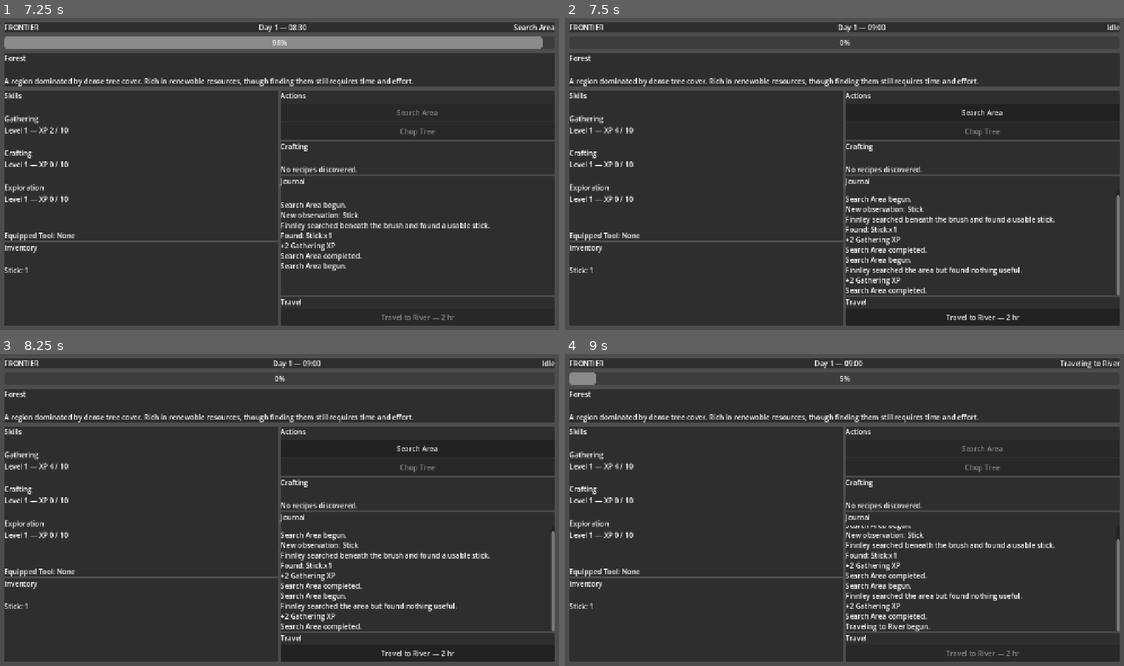
Above: before the commit, frames 1-4 (two rows, left to right).
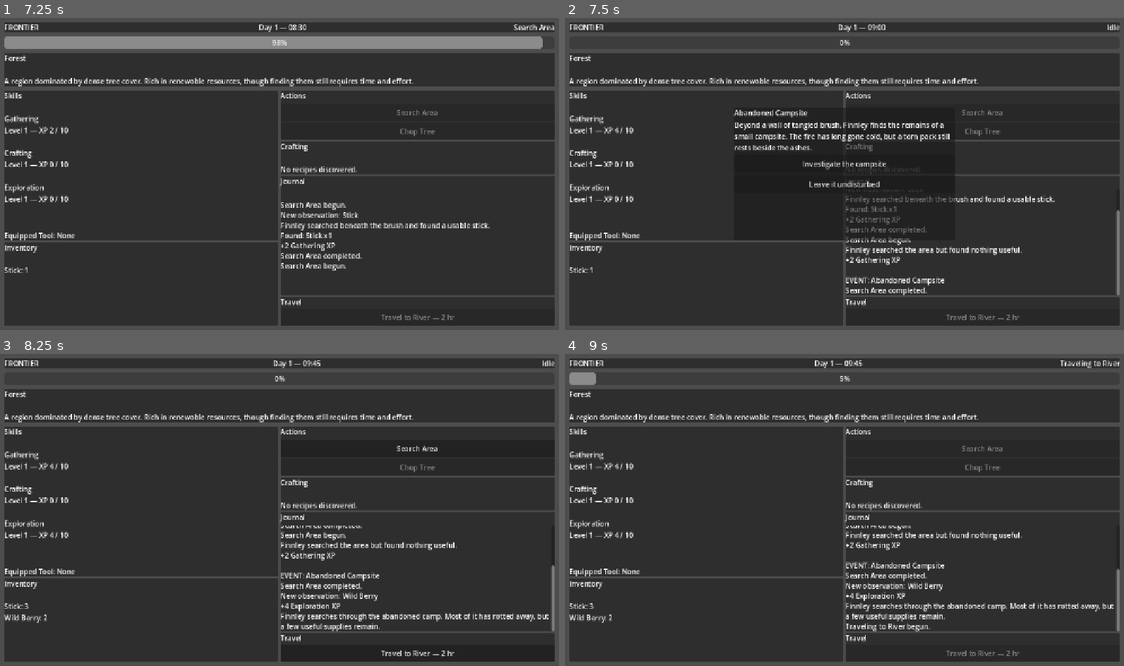
Above: after the commit, the same moments.

Repository: thegrundle-git/frontierthegame
Game: Godot game, scene res://scenes/Main.tscn
Same seed, same stepped clock (60 frames per second), same inputs: the game is played once before the commit and once after it.
Inputs (mouse positions are in pixels of both pictures, inside the frame that each line leads up to):
- Up to frame 1 (7.25 s): click "Search Area" at 0.5 s; click "Search Area" at 4.25 s
- Up to frame 2 (7.5 s): no input
- Up to frame 3 (8.25 s): click (279, 500) at 8 s, where only the run after the commit has a clickable "Investigate the campsite"
- Up to frame 4 (9 s): click "Travel to River — 2 hr" at 8.75 s

Frame 1 is identical in both runs. In frame 2, 4.8% of the frame differs, in the area x 30-100%, y 28-97%; in frame 3, 2.8%; in frame 4, 2.6%.

Commit message:
v0.4.0 - Added world events and choices
- Added reusable world events
- Added data-driven event options and rewards
- Added event choice interface
- Added location and action event requirements
- Added one-time event tracking
- Added the Abandoned Campsite encounter

Diff:
--- a/project.godot
+++ b/project.godot
@@ -20,6 +20,8 @@
 ItemDatabase="*uid://c0rtavf4ihnru"
 ActionDatabase="*uid://7s4ancvpx5xj"
 LocationDatabase="*uid://dn1qunbdc3n3e"
+WorldEventDatabase="*uid://cxfavnm8midqt"
+WorldEventManager="*uid://6lve2dy3ehfh"
 GameManager="*uid://cg05lflp2p58j"
 DiscoveryDatabase="*uid://jfc5vxsamlu7"
 DiscoveryManager="*uid://dqpsuwqeclegs"
--- /dev/null
+++ b/resources/events/abandoned_campsite.tres
@@ -0,0 +1,52 @@
+[gd_resource type="Resource" script_class="WorldEventData" format=3 uid="uid://decjb7gatndgv"]
+
+[ext_resource type="Script" uid="uid://cqst562t271uf" path="res://scripts/resources/EventOptionData.gd" id="1_dedps"]
+[ext_resource type="Script" uid="uid://dgx01py1umnc5" path="res://scripts/resources/IngredientData.gd" id="2_n165k"]
+[ext_resource type="Script" uid="uid://ctiahevtjb88x" path="res://scripts/resources/WorldEventData.gd" id="2_ycqud"]
+[ext_resource type="Resource" uid="uid://ctcp0jcmcamdv" path="res://resources/items/stick.tres" id="3_tb2nd"]
+[ext_resource type="Resource" uid="uid://ctwviw0tgrfik" path="res://resources/items/berry.tres" id="4_70lvn"]
+
+[sub_resource type="Resource" id="Resource_n165k"]
+script = ExtResource("2_n165k")
+item = ExtResource("3_tb2nd")
+amount = 2
+metadata/_custom_type_script = "uid://dgx01py1umnc5"
+
+[sub_resource type="Resource" id="Resource_tb2nd"]
+script = ExtResource("2_n165k")
+item = ExtResource("4_70lvn")
+amount = 2
+metadata/_custom_type_script = "uid://dgx01py1umnc5"
+
+[sub_resource type="Resource" id="Resource_pt8ql"]
+script = ExtResource("1_dedps")
+id = "investigate"
+display_text = "Investigate the campsite"
+result_text = "Finnley searches through the abandoned camp. Most of it has rotted away, but a few useful supplies remain."
+rewards = Array[ExtResource("2_n165k")]([SubResource("Resource_n165k"), SubResource("Resource_tb2nd")])
+skill_id = "exploration"
+xp_reward = 4
+knowledge_reward = 2
+game_minutes = 45
+metadata/_custom_type_script = "uid://cqst562t271uf"
+
+[sub_resource type="Resource" id="Resource_70lvn"]
+script = ExtResource("1_dedps")
+id = "leave"
+display_text = "Leave it undisturbed"
+result_text = "Finnley decides the abandoned camp is not worth the risk and quietly returns to the trail."
+skill_id = "exploration"
+xp_reward = 1
+metadata/_custom_type_script = "uid://cqst562t271uf"
+
+[resource]
+script = ExtResource("2_ycqud")
+id = "abandoned_campsite"
+display_name = "Abandoned Campsite"
+description = "Beyond a wall of tangled brush, Finnley finds the remains of a small campsite. The fire has long gone cold, but a torn pack still rests beside the ashes."
+trigger_chance_percent = 30.0
+trigger_action_ids = Array[String](["search_area"])
+location_ids = Array[String](["forest"])
+once_only = true
+options = Array[ExtResource("1_dedps")]([SubResource("Resource_pt8ql"), SubResource("Resource_70lvn")])
+metadata/_custom_type_script = "uid://ctiahevtjb88x"
--- a/scenes/ui/GameUI.tscn
+++ b/scenes/ui/GameUI.tscn
@@ -183,4 +183,36 @@
 unique_name_in_owner = true
 layout_mode = 2
 
+[node name="EventOverlay" type="CenterContainer" parent="." unique_id=1164358211]
+unique_name_in_owner = true
+visible = false
+layout_mode = 1
+anchors_preset = 15
+anchor_right = 1.0
+anchor_bottom = 1.0
+grow_horizontal = 2
+grow_vertical = 2
+mouse_filter = 0
+
+[node name="EventPanel" type="PanelContainer" parent="EventOverlay" unique_id=2025741291]
+custom_minimum_size = Vector2(500, 300)
+layout_mode = 2
+
+[node name="EventLayout" type="VBoxContainer" parent="EventOverlay/EventPanel" unique_id=706928194]
+layout_mode = 2
+
+[node name="EventTitle" type="Label" parent="EventOverlay/EventPanel/EventLayout" unique_id=2047442061]
+unique_name_in_owner = true
+layout_mode = 2
+
+[node name="EventBody" type="Label" parent="EventOverlay/EventPanel/EventLayout" unique_id=22556129]
+unique_name_in_owner = true
+custom_minimum_size = Vector2(440, 0)
+layout_mode = 2
+autowrap_mode = 3
+
+[node name="EventOptions" type="VBoxContainer" parent="EventOverlay/EventPanel/EventLayout" unique_id=202600490]
+unique_name_in_owner = true
+layout_mode = 2
+
 [connection signal="pressed" from="ScreenMargin/MainLayout/MiddleRow/RightColumn/CraftPanel/CraftList/CraftButton" to="." method="_on_craft_button_pressed"]
--- a/scripts/autoload/GameManager.gd
+++ b/scripts/autoload/GameManager.gd
@@ -156,6 +156,10 @@
 		_award_skill_xp(
 			action.skill_id,
 			action.xp_reward
+		)
+
+		WorldEventManager.try_trigger_after_action(
+			action.id
 		)
 
 	_refresh_ui()
@@ -323,10 +327,7 @@
 	if current_survivor == null:
 		return
 
-	if skill_id.is_empty():
-		return
-
-	if amount <= 0:
+	if skill_id.is_empty() or amount <= 0:
 		return
 
 	current_survivor.gain_skill_xp(
@@ -415,6 +416,9 @@
 	if ActionManager.is_busy:
 		return false
 
+	if WorldEventManager.has_pending_event():
+		return false
+
 	return true
 
 
--- /dev/null
+++ b/scripts/autoload/WorldEventDatabase.gd
@@ -0,0 +1,71 @@
+extends Node
+
+
+const EVENT_FOLDER := "res://resources/events/"
+
+
+var events: Dictionary = {}
+
+
+func _ready() -> void:
+	load_events()
+
+
+func load_events() -> void:
+	events.clear()
+
+	var file_names := DirAccess.get_files_at(
+		EVENT_FOLDER
+	)
+
+	for file_name in file_names:
+		if not file_name.ends_with(".tres"):
+			continue
+
+		var resource_path := (
+			EVENT_FOLDER + file_name
+		)
+
+		var loaded_resource := load(
+			resource_path
+		)
+
+		if loaded_resource is not WorldEventData:
+			push_warning(
+				"Skipped non-WorldEventData resource: "
+				+ resource_path
+			)
+			continue
+
+		register(loaded_resource)
+
+	print("Loaded ", events.size(), " world events.")
+
+
+func register(event: WorldEventData) -> void:
+	if event.id.is_empty():
+		push_error(
+			"World event has no ID: "
+				+ event.resource_path
+		)
+		return
+
+	if events.has(event.id):
+		push_error(
+			"Duplicate world event ID: "
+				+ event.id
+		)
+		return
+
+	events[event.id] = event
+
+
+func get_all() -> Array:
+	return events.values()
+
+
+func get_event(event_id: String) -> WorldEventData:
+	if not events.has(event_id):
+		return null
+
+	return events[event_id]
--- /dev/null
+++ b/scripts/autoload/WorldEventManager.gd
@@ -0,0 +1,193 @@
+extends Node
+
+
+signal event_started(event: WorldEventData)
+signal event_resolved(
+	event: WorldEventData,
+	option: EventOptionData
+)
+
+
+var pending_event: WorldEventData
+
+var completed_event_ids: Array[String] = []
+
+
+func has_pending_event() -> bool:
+	return pending_event != null
+
+
+func try_trigger_after_action(
+	action_id: String
+) -> bool:
+	if has_pending_event():
+		return false
+
+	var location := GameManager.current_location
+
+	if location == null:
+		return false
+
+	var eligible_events: Array[WorldEventData] = []
+
+	for event_variant in WorldEventDatabase.get_all():
+		var event := event_variant as WorldEventData
+
+		if event == null:
+			continue
+
+		if not _is_event_eligible(
+			event,
+			action_id,
+			location.id
+		):
+			continue
+
+		eligible_events.append(event)
+
+	eligible_events.shuffle()
+
+	for event in eligible_events:
+		var roll := randf_range(0.0, 100.0)
+
+		if roll <= event.trigger_chance_percent:
+			_start_event(event)
+			return true
+
+	return false
+
+
+func resolve_option(option_id: String) -> bool:
+	if pending_event == null:
+		return false
+
+	var chosen_option := _get_option(
+		pending_event,
+		option_id
+	)
+
+	if chosen_option == null:
+		push_warning(
+			"Unknown event option: " + option_id
+		)
+		return false
+
+	var resolved_event := pending_event
+
+	_apply_option(chosen_option)
+
+	if resolved_event.once_only:
+		if resolved_event.id not in completed_event_ids:
+			completed_event_ids.append(
+				resolved_event.id
+			)
+
+	pending_event = null
+
+	event_resolved.emit(
+		resolved_event,
+		chosen_option
+	)
+
+	if GameManager.game_ui != null:
+		GameManager.game_ui.refresh_all()
+
+	return true
+
+
+func _start_event(event: WorldEventData) -> void:
+	pending_event = event
+
+	if GameManager.game_ui != null:
+		GameManager.game_ui.add_event("")
+		GameManager.game_ui.add_event(
+			"EVENT: " + event.display_name
+		)
+
+	event_started.emit(event)
+
+
+func _apply_option(option: EventOptionData) -> void:
+	var survivor := GameManager.current_survivor
+
+	if survivor == null:
+		return
+
+	if option.game_minutes > 0:
+		TimeManager.add_minutes(
+			option.game_minutes
+		)
+
+	for reward in option.rewards:
+		if reward == null or reward.item == null:
+			continue
+
+		survivor.inventory.add_item(
+			reward.item.id,
+			reward.amount
+		)
+
+		DiscoveryManager.record_item_observation(
+			reward.item.id
+		)
+
+	if (
+		not option.skill_id.is_empty()
+		and option.xp_reward > 0
+	):
+		survivor.gain_skill_xp(
+			option.skill_id,
+			option.xp_reward
+		)
+
+	if option.knowledge_reward > 0:
+		survivor.gain_knowledge(
+			option.knowledge_reward
+		)
+
+	DiscoveryManager.check_discoveries()
+
+	if GameManager.game_ui != null:
+		GameManager.game_ui.add_event(
+			option.result_text
+		)
+
+
+func _is_event_eligible(
+	event: WorldEventData,
+	action_id: String,
+	location_id: String
+) -> bool:
+	if (
+		event.once_only
+		and event.id in completed_event_ids
+	):
+		return false
+
+	if (
+		not event.trigger_action_ids.is_empty()
+		and action_id not in event.trigger_action_ids
+	):
+		return false
+
+	if (
+		not event.location_ids.is_empty()
+		and location_id not in event.location_ids
+	):
+		return false
+
+	return true
+
+
+func _get_option(
+	event: WorldEventData,
+	option_id: String
+) -> EventOptionData:
+	for option in event.options:
+		if option == null:
+			continue
+
+		if option.id == option_id:
+			return option
+
+	return null
--- /dev/null
+++ b/scripts/resources/EventOptionData.gd
@@ -0,0 +1,19 @@
+extends Resource
+class_name EventOptionData
+
+
+@export var id: String = ""
+@export var display_text: String = ""
+
+@export_multiline
+var result_text: String = ""
+
+@export var rewards: Array[IngredientData] = []
+
+@export_group("Progression")
+@export var skill_id: String = ""
+@export var xp_reward: int = 0
+@export var knowledge_reward: int = 0
+
+@export_group("Time")
+@export var game_minutes: int = 0
--- /dev/null
+++ b/scripts/resources/WorldEventData.gd
@@ -0,0 +1,19 @@
+extends Resource
+class_name WorldEventData
+
+
+@export var id: String = ""
+@export var display_name: String = ""
+
+@export_multiline
+var description: String = ""
+
+@export_range(0.0, 100.0, 0.1)
+var trigger_chance_percent: float = 10.0
+
+@export var trigger_action_ids: Array[String] = []
+@export var location_ids: Array[String] = []
+
+@export var once_only: bool = false
+
+@export var options: Array[EventOptionData] = []
--- a/scripts/ui/GameUI.gd
+++ b/scripts/ui/GameUI.gd
@@ -19,7 +19,10 @@
 
 @onready var recipe_label: Label = %RecipeLabel
 @onready var craft_button: Button = %CraftButton
-
+@onready var event_overlay: CenterContainer = %EventOverlay
+@onready var event_title: Label = %EventTitle
+@onready var event_body: Label = %EventBody
+@onready var event_options: VBoxContainer = %EventOptions
 
 var world_action_buttons: Dictionary = {}
 var travel_buttons: Dictionary = {}
@@ -54,7 +57,15 @@
 
 	current_action_label.text = "Idle"
 	action_progress.value = 0.0
-
+	WorldEventManager.event_started.connect(
+		_on_world_event_started
+	)
+
+	WorldEventManager.event_resolved.connect(
+		_on_world_event_resolved
+	)
+
+	event_overlay.visible = false
 
 func refresh_all() -> void:
 	update_survivor()
@@ -188,6 +199,9 @@
 
 func update_world_action_buttons() -> void:
 	var survivor := GameManager.current_survivor
+	var event_pending := (
+		WorldEventManager.has_pending_event()
+	)
 
 	for action_id in world_action_buttons:
 		var button: Button = (
@@ -214,6 +228,7 @@
 
 		button.disabled = (
 			ActionManager.is_busy
+			or event_pending
 			or not requirements_met
 		)
 
@@ -229,17 +244,20 @@
 					"Requires equipped "
 					+ tool.display_name
 				)
-
-
 func update_travel_buttons() -> void:
+	var event_pending := (
+		WorldEventManager.has_pending_event()
+	)
+
 	for destination_id in travel_buttons:
 		var button: Button = (
 			travel_buttons[destination_id]
 		)
 
-		button.disabled = ActionManager.is_busy
-
-
+		button.disabled = (
+			ActionManager.is_busy
+			or event_pending
+		)
 func update_inventory(
 	inventory: FrontierInventory
 ) -> void:
@@ -376,12 +394,11 @@
 
 	craft_button.disabled = (
 		ActionManager.is_busy
+		or WorldEventManager.has_pending_event()
 		or not survivor.inventory.can_afford_recipe(
 			recipe
 		)
 	)
-
-
 func _update_time() -> void:
 	time_label.text = TimeManager.get_time_text()
 
@@ -463,3 +480,57 @@
 	GameManager.craft_recipe(
 		STONE_AXE_RECIPE_ID
 	)
+func show_world_event(
+	event: WorldEventData
+) -> void:
+	event_title.text = event.display_name
+	event_body.text = event.description
+
+	for child in event_options.get_children():
+		child.queue_free()
+
+	for option in event.options:
+		if option == null:
+			continue
+
+		var button := Button.new()
+
+		button.text = option.display_text
+		button.custom_minimum_size.y = 42
+
+		button.pressed.connect(
+			_on_event_option_pressed.bind(
+				option.id
+			)
+		)
+
+		event_options.add_child(button)
+
+	event_overlay.visible = true
+
+	refresh_all()
+
+
+func hide_world_event() -> void:
+	event_overlay.visible = false
+
+
+func _on_world_event_started(
+	event: WorldEventData
+) -> void:
+	show_world_event(event)
+
+
+func _on_world_event_resolved(
+	_event: WorldEventData,
+	_option: EventOptionData
+) -> void:
+	hide_world_event()
+
+
+func _on_event_option_pressed(
+	option_id: String
+) -> void:
+	WorldEventManager.resolve_option(
+		option_id
+	)
Not shown, added: scripts/autoload/WorldEventDatabase.gd.uid
Not shown, added: scripts/autoload/WorldEventManager.gd.uid
Not shown, added: scripts/resources/EventOptionData.gd.uid
Not shown, added: scripts/resources/WorldEventData.gd.uid
Not shown, changed: CHANGELOG.md
